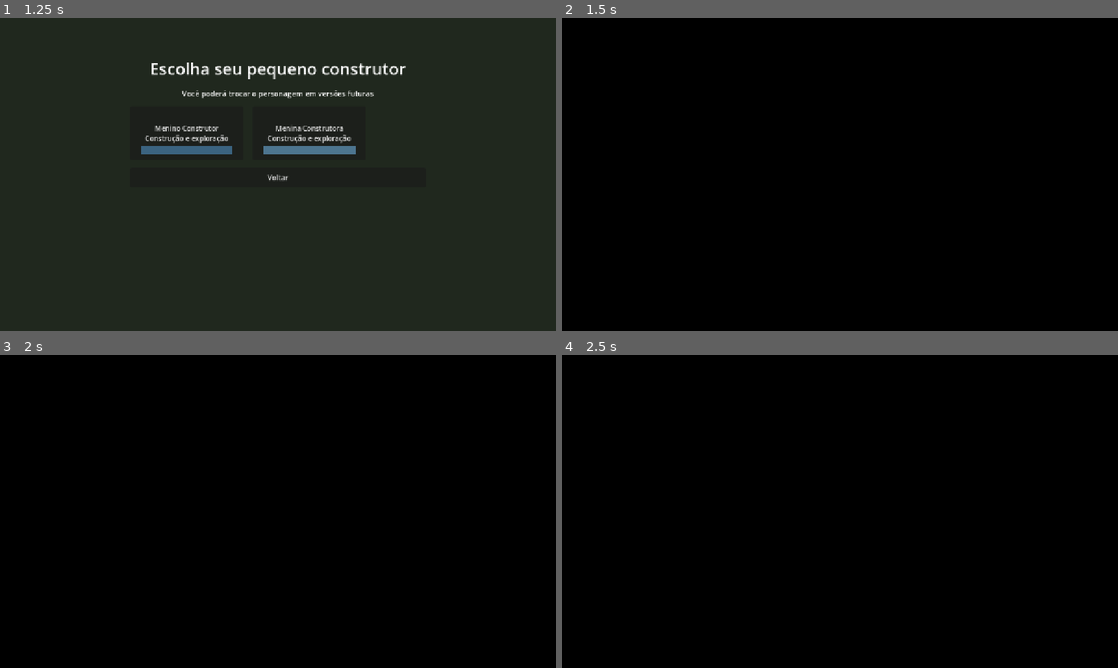
Above: before the commit, frames 1-4 (two rows, left to right).
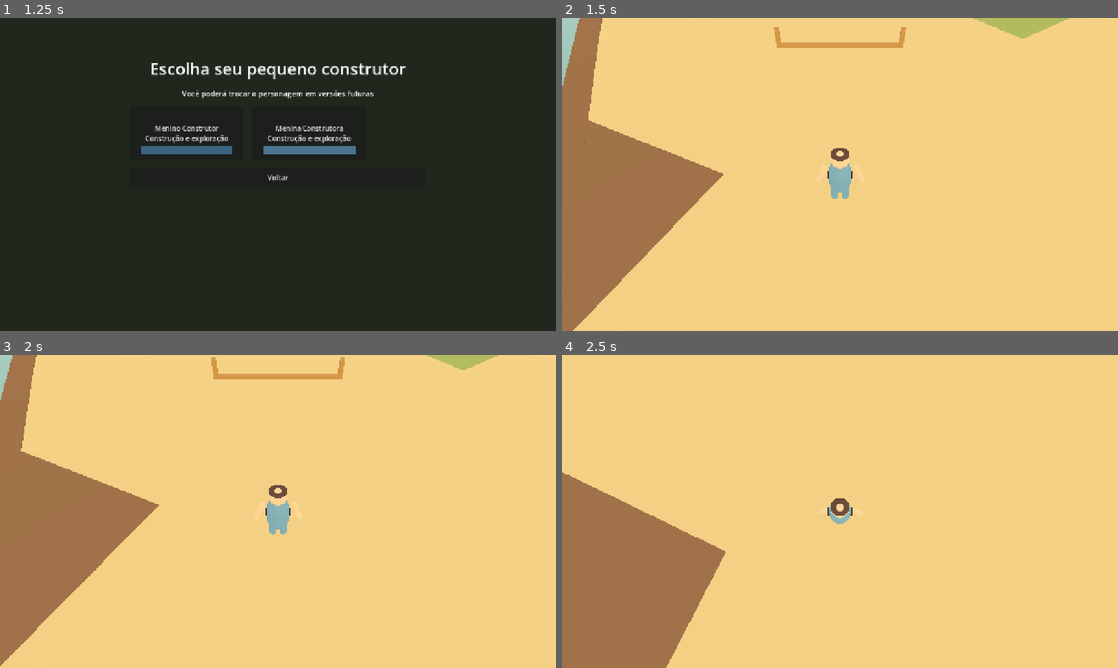
Above: after the commit, the same moments.

Repository: Luizgjunior/pequenosconstrutores
Game: Godot game, scene res://scenes/Main.tscn
Same seed, same stepped clock (60 frames per second), same inputs: the game is played once before the commit and once after it.
Inputs (mouse positions are in pixels of both pictures, inside the frame that each line leads up to):
- Up to frame 1 (1.25 s): click "Novo Jogo" at 0.5 s
- Up to frame 2 (1.5 s): click "Menina Construtora Construção…" at 1.25 s
- Up to frame 3 (2 s): no input
- Up to frame 4 (2.5 s): tap Enter at 2 s; move the mouse to (867, 511) at 2.02 s; hold W (move_forward) from 2.03 s (still down); tap Space (jump) at 2.27 s

Frame 1 is identical in both runs. In frame 2, 100% of the frame differs, in the area x 0-100%, y 0-100%; in frame 3, 100%; in frame 4, 100%.

Commit message:
Restaura iluminacao ambiente suave

Diff:
--- a/scenes/world/World.tscn
+++ b/scenes/world/World.tscn
@@ -15,12 +15,12 @@
 sky_top_color = Color(0.40, 0.62, 0.86, 1)
 sky_horizon_color = Color(0.95, 0.78, 0.52, 1)
 sky_curve = 0.18
-sky_energy_multiplier = 1.15
+sky_energy_multiplier = 1.45
 ground_bottom_color = Color(0.58, 0.45, 0.30, 1)
 ground_horizon_color = Color(0.76, 0.62, 0.42, 1)
 ground_curve = 0.25
-sun_angle_max = 0.0
-sun_curve = 0.01
+sun_angle_max = 4.0
+sun_curve = 0.02
 
 [sub_resource type="Sky" id="Sky_biblical_valley"]
 sky_material = SubResource("ProceduralSkyMaterial_biblical_valley")
@@ -28,10 +28,10 @@
 [sub_resource type="Environment" id="Environment_biblical_valley"]
 background_mode = 2
 sky = SubResource("Sky_biblical_valley")
-ambient_light_source = 1
+ambient_light_source = 2
 ambient_light_color = Color(0.96, 0.90, 0.78, 1)
-ambient_light_energy = 1.25
-reflected_light_source = 1
+ambient_light_energy = 1.55
+reflected_light_source = 2
 tonemap_mode = 2
 glow_enabled = false
 
@@ -134,7 +134,7 @@
 [node name="SunLight" type="DirectionalLight3D" parent="Environment"]
 transform = Transform3D(0.875, -0.332, 0.351, 0, 0.727, 0.686, -0.485, -0.600, 0.636, 0, 12, 0)
 light_color = Color(1, 0.88, 0.66, 1)
-light_energy = 0.0
+light_energy = 0.35
 shadow_enabled = false
 directional_shadow_mode = 0
 directional_shadow_max_distance = 55.0
